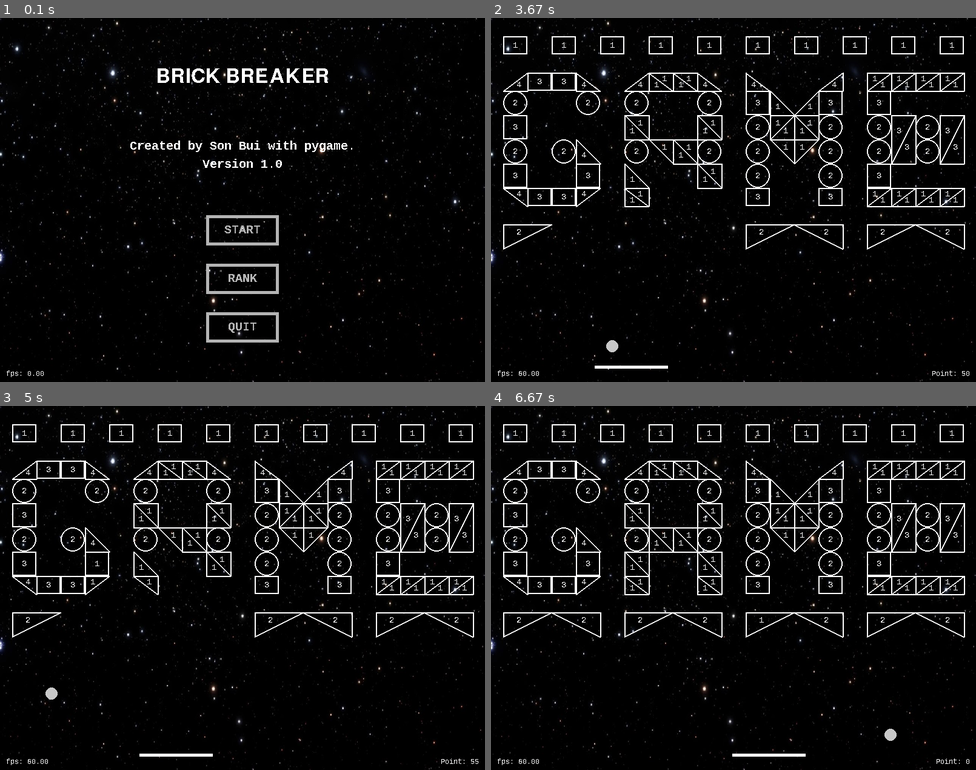
Above: before the commit, frames 1-4 (two rows, left to right).
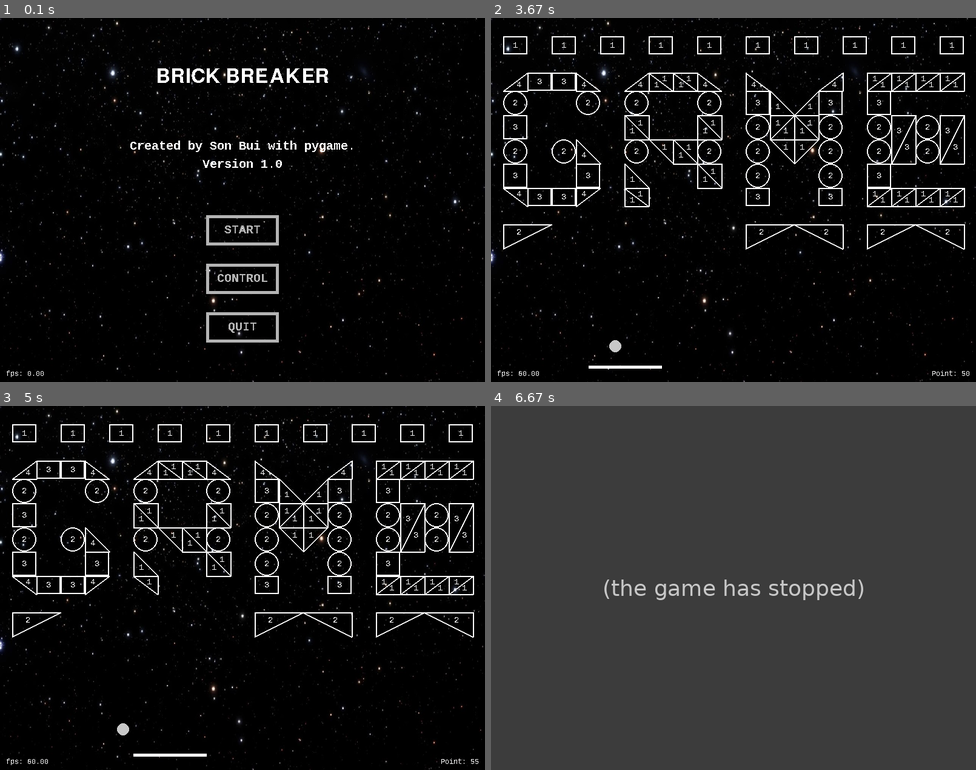
Above: after the commit, the same moments.

Repository: thanhson208s/brick-breaker-pygame
Game: pygame game, started from main.py
The game is run twice, just before and just after one commit, with the same random seed, the same clock (stepped at 60 frames per second) and the same inputs.
Inputs (mouse positions are in pixels of both pictures, inside the frame that each line leads up to):
- Up to frame 1 (0.1 s): no input
- Up to frame 2 (3.67 s): click (723, 243) at 0.38 s; hold Space 0.67-1.2 s; hold Left 0.67-1.2 s; move the mouse to (685, 156) at 0.7 s; hold Left 1.23-1.77 s; tap Space at 1.3, 1.6, 2.3, 2.6, 2.97, 3.27, 3.47 s; hold Right 2.23-2.87 s; hold Left 2.9-3.37 s; hold Right from 3.4 s (still down)
- Up to frame 3 (5 s): tap Space at 3.77, 3.97, 4.27, 4.47, 4.77 s; release Right at 3.87 s; hold Right 3.9-4.37 s; hold Left 4.4-4.93 s; hold Right from 4.97 s (still down)
- Up to frame 4 (6.67 s): tap Space at 5.03, 5.33, 5.47, 5.77, 6.13, 6.43 s; release Right at 5.37 s; hold Right 5.4-6.03 s; hold Left 6.07-6.53 s

The runs differ from the first frame. In frame 1, 0.1% of the frame differs, in the area x 44-56%, y 70-73%; in frame 2, less than 0.1%; in frame 3, 0.2%; in frame 4, 99%, in the area x 0-100%, y 0-100%.
Error after the commit: ValueError: list.remove(x): x not in list (bar.py line 24); the game stopped at 6.53 s (later frames are placeholders)

Commit message:
add sound

Diff:
--- a/main.py
+++ b/main.py
@@ -1,17 +1,23 @@
-import sys, pygame, math
+# TODO:
+# 1. new collision logic that can handle multiple collision with pieces
+# 2. upgrade: buffs, debuffs, more kinds of brick, timer, save score, acceleration
+
+import sys, pygame, math, subprocess
 
 sys.path.insert(1, 'src/')
-import constants, config, utility
+import constants, config
 from gamedata import *
 from ball import *
 from bar import *
 from piece import *
+from sound import *
 
 pygame.init()
 
 # === GLOBAL OBJECTS === #
 clock = pygame.time.Clock()
 gameManager = GameManager()
+soundManager = SoundManager.instance()
 
 screen = pygame.display.set_mode(config.SIZE)
 fps_font = pygame.font.SysFont("monospace", 12)
@@ -56,20 +62,36 @@
             mouse = pygame.mouse.get_pos()
             if mouse[0] >= config.WIDTH/2 - config.BTN_SIZE_LARGE[0]/2 and mouse[0] <= config.WIDTH/2 + config.BTN_SIZE_LARGE[0]/2:
                 if mouse[1] >= config.BTN_START_Y - config.BTN_SIZE_LARGE[1]/2 and mouse[1] <= config.BTN_START_Y + config.BTN_SIZE_LARGE[1]/2:
-                    print('Button start pressed')
                     curScene = constants.GAME_SCENE
+                    soundManager.playSceneTransitionEffect()
                     gameManager.initGame()
-                elif mouse[1] >= config.BTN_RANK_Y - config.BTN_SIZE_LARGE[1]/2 and mouse[1] <= config.BTN_RANK_Y + config.BTN_SIZE_LARGE[1]/2:
-                    print('Button rank pressed')
+                elif mouse[1] >= config.BTN_CONTROL_Y - config.BTN_SIZE_LARGE[1]/2 and mouse[1] <= config.BTN_CONTROL_Y + config.BTN_SIZE_LARGE[1]/2:
+                    curScene = constants.CONTROL_SCENE
+                    soundManager.playSceneTransitionEffect()
                 elif mouse[1] >= config.BTN_QUIT_Y - config.BTN_SIZE_LARGE[1]/2 and mouse[1] <= config.BTN_QUIT_Y + config.BTN_SIZE_LARGE[1]/2:
-                    print('Button quit pressed')
                     running = False
         elif event.type == pygame.KEYUP:
             if event.key == pygame.K_ESCAPE:
                 running = False
             elif event.key >= pygame.K_0 and event.key <= pygame.K_9:
                 curScene = constants.GAME_SCENE
+                soundManager.playSceneTransitionEffect()
                 gameManager.initGame(event.key - pygame.K_0)
+            elif event.key == pygame.K_a:
+                config.ENABLE_AUTO = not config.ENABLE_AUTO
+                mess = "Toggle auto: " + str(config.ENABLE_AUTO)
+                subprocess.call("osascript -e '{}'".format("display dialog \"" + mess + "\" with title \"Message\" buttons {\"OK\"}"), shell=True)
+            elif event.key == pygame.K_m:
+                config.ENABLE_MUSIC = not config.ENABLE_MUSIC
+                soundManager.onToggleMusic()
+            elif event.key == pygame.K_c:
+                config.ENABLE_CHEAT = not config.ENABLE_CHEAT
+                mess = "Toggle cheat: " + str(config.ENABLE_CHEAT)
+                subprocess.call("osascript -e '{}'".format("display dialog \"" + mess + "\" with title \"Message\" buttons {\"OK\"}"), shell=True)
+            elif event.key == pygame.K_s:
+                config.ENABLE_SFX = not config.ENABLE_SFX
+                mess = "Toggle sfx: " + str(config.ENABLE_SFX)
+                subprocess.call("osascript -e '{}'".format("display dialog \"" + mess + "\" with title \"Message\" buttons {\"OK\"}"), shell=True)
     # 2. process data
     # nothing to process
 
@@ -86,9 +108,8 @@
 
     # draw menu
     drawMenuButton("START", (config.WIDTH/2, config.BTN_START_Y))
-    drawMenuButton("RANK", (config.WIDTH/2, config.BTN_RANK_Y))
+    drawMenuButton("CONTROL", (config.WIDTH/2, config.BTN_CONTROL_Y))
     drawMenuButton("QUIT", (config.WIDTH/2, config.BTN_QUIT_Y))
-
 # === Menu Scene === #
 
 # === Game Scene === #
@@ -117,7 +138,6 @@
 
     label_note = fps_font.render("Press ESC to exit to menu or SPACE to restart level!", False, constants.WHITE)
     screen.blit(label_note, (config.WIDTH/2 - label_note.get_width()/2, config.HEIGHT*3/4 - label_note.get_height()/2))
-
 
 def processGameScene():
     global running, curScene
@@ -134,9 +154,11 @@
                 gameManager.onControlEnd(event.key)
             elif event.key == pygame.K_SPACE:
                 gameManager.startGame()
+                soundManager.playCollideWithBarEffect()
             elif event.key == pygame.K_ESCAPE:
                 gameManager.endGame()
                 curScene = constants.MENU_SCENE
+                soundManager.playSceneTransitionEffect()
 
     # 2. process data
     gameManager.update(clock.get_time())
@@ -151,11 +173,50 @@
         drawBar(gameManager.bar)
         drawBall(gameManager.ball)
         drawGameOver(gameManager.point)
-
 # === Game Scene === #
+
+# === Control Scene === #
+def processControlScene():
+    global running, curScene
+
+    # 1.hanle events
+    for event in pygame.event.get():
+        if event.type == pygame.QUIT:
+            running = False #this loop is the last
+        elif event.type == pygame.KEYUP:
+            if event.key == pygame.K_ESCAPE:
+                curScene = constants.MENU_SCENE
+                soundManager.playSceneTransitionEffect()
+    # 2. process data
+    # nothing to process
+
+    # 3. update GUI
+    # draw instruction
+    label_title = title_font.render("CONTROLS", False, constants.WHITE)
+    screen.blit(label_title, (config.WIDTH/2 - label_title.get_width()/2, config.TITLE_Y))
+
+    label = button_font.render("SPACE  start game  ", False, constants.WHITE)
+    screen.blit(label, (config.WIDTH/2 - label.get_width()/2, config.TITLE_Y + 150))
+    label = button_font.render("   ->  move left   ", False, constants.WHITE)
+    screen.blit(label, (config.WIDTH/2 - label.get_width()/2, config.TITLE_Y + 180))
+    label = button_font.render("   <-  move right  ", False, constants.WHITE)
+    screen.blit(label, (config.WIDTH/2 - label.get_width()/2, config.TITLE_Y + 210))
+    label = button_font.render("  ESC  exit game   ", False, constants.WHITE)
+    screen.blit(label, (config.WIDTH/2 - label.get_width()/2, config.TITLE_Y + 240))
+    label = button_font.render("    M  toggle music", False, constants.WHITE)
+    screen.blit(label, (config.WIDTH/2 - label.get_width()/2, config.TITLE_Y + 270))
+    label = button_font.render("    A  toggle auto ", False, constants.WHITE)
+    screen.blit(label, (config.WIDTH/2 - label.get_width()/2, config.TITLE_Y + 300))
+    label = button_font.render("    C  toggle cheat", False, constants.WHITE)
+    screen.blit(label, (config.WIDTH/2 - label.get_width()/2, config.TITLE_Y + 330))
+    label = button_font.render("    S  toggle sfx  ", False, constants.WHITE)
+    screen.blit(label, (config.WIDTH/2 - label.get_width()/2, config.TITLE_Y + 360))
+
+# === Control Scene === #
 
 # === main loop === #
 print('Game has started!')
+soundManager.playTheme()
 while running:
     clock.tick(60)
     screen.fill(constants.BLACK)
@@ -163,8 +224,10 @@
 
     if (curScene == constants.MENU_SCENE):
         processMenuScene()
-    if (curScene == constants.GAME_SCENE):
+    elif (curScene == constants.GAME_SCENE):
         processGameScene()
+    elif (curScene == constants.CONTROL_SCENE):
+        processControlScene()
 
     showFps()
     pygame.display.flip()
--- /dev/null
+++ b/res/maps/4.json
@@ -0,0 +1,687 @@
+[
+    {
+        "type": 0,
+        "rect": [20, 30, 40, 30],
+        "hp": 1
+    },
+    {
+        "type": 0,
+        "rect": [100, 30, 40, 30],
+        "hp": 1
+    },
+    {
+        "type": 0,
+        "rect": [180, 30, 40, 30],
+        "hp": 1
+    },
+    {
+        "type": 0,
+        "rect": [260, 30, 40, 30],
+        "hp": 1
+    },
+    {
+        "type": 0,
+        "rect": [340, 30, 40, 30],
+        "hp": 1
+    },
+    {
+        "type": 0,
+        "rect": [420, 30, 40, 30],
+        "hp": 1
+    },
+    {
+        "type": 0,
+        "rect": [500, 30, 40, 30],
+        "hp": 1
+    },
+    {
+        "type": 0,
+        "rect": [580, 30, 40, 30],
+        "hp": 1
+    },
+    {
+        "type": 0,
+        "rect": [660, 30, 40, 30],
+        "hp": 1
+    },
+    {
+        "type": 0,
+        "rect": [740, 30, 40, 30],
+        "hp": 1
+    },
+    {
+        "type": 1,
+        "vertices":[
+            [20, 340], [100, 340], [20, 380]
+        ],
+        "hp": 2
+    },
+    {
+        "type": 1,
+        "vertices":[
+            [100, 340], [180, 340], [180, 380]
+        ],
+        "hp": 2
+    },
+    {
+        "type": 1,
+        "vertices":[
+            [220, 340], [300, 340], [220, 380]
+        ],
+        "hp": 2
+    },
+    {
+        "type": 1,
+        "vertices":[
+            [300, 340], [380, 340], [380, 380]
+        ],
+        "hp": 2
+    },
+    {
+        "type": 1,
+        "vertices":[
+            [420, 340], [500, 340], [420, 380]
+        ],
+        "hp": 2
+    },
+    {
+        "type": 1,
+        "vertices":[
+            [500, 340], [580, 340], [580, 380]
+        ],
+        "hp": 2
+    },
+    {
+        "type": 1,
+        "vertices":[
+            [620, 340], [700, 340], [620, 380]
+        ],
+        "hp": 2
+    },
+    {
+        "type": 1,
+        "vertices":[
+            [700, 340], [780, 340], [780, 380]
+        ],
+        "hp": 2
+    },
+
+    {
+        "type": 1,
+        "vertices":[
+            [20, 120], [60, 120], [60, 90]
+        ],
+        "hp": 4
+    },
+    {
+        "type": 1,
+        "vertices":[
+            [20, 280], [60, 280], [60, 310]
+        ],
+        "hp": 4
+    },
+    {
+        "type": 1,
+        "vertices":[
+            [140, 90], [140, 120], [180, 120]
+        ],
+        "hp": 4
+    },
+    {
+        "type": 1,
+        "vertices":[
+            [140, 280], [140, 310], [180, 280]
+        ],
+        "hp": 4
+    },
+    {
+        "type": 1,
+        "vertices":[
+            [140, 200], [140, 240], [180, 240]
+        ],
+        "hp": 4
+    },
+    {
+        "type": 0,
+        "rect": [60, 90, 40, 30],
+        "hp": 3
+    },
+    {
+        "type": 0,
+        "rect": [100, 90, 40, 30],
+        "hp": 3
+    },
+    {
+        "type": 0,
+        "rect": [60, 280, 40, 30],
+        "hp": 3
+    },
+    {
+        "type": 0,
+        "rect": [100, 280, 40, 30],
+        "hp": 3
+    },
+    {
+        "type": 0,
+        "rect": [20, 160, 40, 40],
+        "hp": 3
+    },
+    {
+        "type": 0,
+        "rect": [20, 240, 40, 40],
+        "hp": 3
+    },
+    {
+        "type": 0,
+        "rect": [140, 240, 40, 40],
+        "hp": 3
+    },
+    {
+        "type": 2,
+        "center": [40, 140],
+        "radius": 20,
+        "hp": 2
+    },
+    {
+        "type": 2,
+        "center": [40, 220],
+        "radius": 20,
+        "hp": 2
+    },
+    {
+        "type": 2,
+        "center": [120, 220],
+        "radius": 20,
+        "hp": 2
+    },
+    {
+        "type": 2,
+        "center": [160, 140],
+        "radius": 20,
+        "hp": 2
+    },
+    {
+        "type": 2,
+        "center": [240, 140],
+        "radius": 20,
+        "hp": 2
+    },
+    {
+        "type": 2,
+        "center": [240, 220],
+        "radius": 20,
+        "hp": 2
+    },
+    {
+        "type": 2,
+        "center": [360, 140],
+        "radius": 20,
+        "hp": 2
+    },
+    {
+        "type": 2,
+        "center": [360, 220],
+        "radius": 20,
+        "hp": 2
+    },
+    {
+        "type": 2,
+        "center": [440, 180],
+        "radius": 20,
+        "hp": 2
+    },
+    {
+        "type": 2,
+        "center": [440, 220],
+        "radius": 20,
+        "hp": 2
+    },
+    {
+        "type": 2,
+        "center": [440, 260],
+        "radius": 20,
+        "hp": 2
+    },
+    {
+        "type": 2,
+        "center": [560, 180],
+        "radius": 20,
+        "hp": 2
+    },
+    {
+        "type": 2,
+        "center": [560, 220],
+        "radius": 20,
+        "hp": 2
+    },
+    {
+        "type": 2,
+        "center": [560, 260],
+        "radius": 20,
+        "hp": 2
+    },
+    {
+        "type": 2,
+        "center": [640, 180],
+        "radius": 20,
+        "hp": 2
+    },
+    {
+        "type": 2,
+        "center": [640, 220],
+        "radius": 20,
+        "hp": 2
+    },
+    {
+        "type": 2,
+        "center": [720, 180],
+        "radius": 20,
+        "hp": 2
+    },
+    {
+        "type": 2,
+        "center": [720, 220],
+        "radius": 20,
+        "hp": 2
+    },
+    {
+        "type": 0,
+        "rect": [420, 120, 40, 40],
+        "hp": 3
+    },
+    {
+        "type": 0,
+        "rect": [540, 120, 40, 40],
+        "hp": 3
+    },
+    {
+        "type": 0,
+        "rect": [620, 120, 40, 40],
+        "hp": 3
+    },
+    {
+        "type": 0,
+        "rect": [620, 240, 40, 40],
+        "hp": 3
+    },
+    {
+        "type": 0,
+        "rect": [420, 280, 40, 30],
+        "hp": 3
+    },
+    {
+        "type": 0,
+        "rect": [540, 280, 40, 30],
+        "hp": 3
+    },
+
+    {
+        "type": 1,
+        "vertices": [
+            [260, 90], [260, 120], [300, 120]
+        ],
+        "hp": 1
+    },
+    {
+        "type": 1,
+        "vertices": [
+            [260, 90], [300, 90], [300, 120]
+        ],
+        "hp": 1
+    },
+    {
+        "type": 1,
+        "vertices": [
+            [300, 90], [300, 120], [340, 120]
+        ],
+        "hp": 1
+    },
+    {
+        "type": 1,
+        "vertices": [
+            [300, 90], [340, 90], [340, 120]
+        ],
+        "hp": 1
+    },
+    {
+        "type": 1,
+        "vertices": [
+            [220, 160], [220, 200], [260, 200]
+        ],
+        "hp": 1
+    },
+    {
+        "type": 1,
+        "vertices": [
+            [220, 160], [260, 160], [260, 200]
+        ],
+        "hp": 1
+    },
+    {
+        "type": 1,
+        "vertices": [
+            [220, 240], [260, 240], [260, 280]
+        ],
+        "hp": 1
+    },
+    {
+        "type": 1,
+        "vertices": [
+            [220, 240], [220, 280], [260, 280]
+        ],
+        "hp": 1
+    },
+    {
+        "type": 1,
+        "vertices": [
+            [220, 280], [220, 310], [260, 310]
+        ],
+        "hp": 1
+    },
+    {
+        "type": 1,
+        "vertices": [
+            [220, 280], [260, 280], [260, 310]
+        ],
+        "hp": 1
+    },
+    {
+        "type": 1,
+        "vertices": [
+            [340, 160], [340, 200], [380, 200]
+        ],
+        "hp": 1
+    },
+    {
+        "type": 1,
+        "vertices": [
+            [340, 160], [380, 160], [380, 200]
+        ],
+        "hp": 1
+    },
+    {
+        "type": 1,
+        "vertices": [
+            [340, 240], [340, 280], [380, 280]
+        ],
+        "hp": 1
+    },
+    {
+        "type": 1,
+        "vertices": [
+            [340, 240], [380, 240], [380, 280]
+        ],
+        "hp": 1
+    },
+    {
+        "type": 1,
+        "vertices": [
+            [340, 280], [340, 310], [380, 310]
+        ],
+        "hp": 1
+    },
+    {
+        "type": 1,
+        "vertices": [
+            [340, 280], [380, 280], [380, 310]
+        ],
+        "hp": 1
+    },
+    {
+        "type": 1,
+        "vertices": [
+            [460, 160], [460, 200], [500, 160]
+        ],
+        "hp": 1
+    },
+    {
+        "type": 1,
+        "vertices": [
+            [460, 200], [500, 200], [500, 160]
+        ],
+        "hp": 1
+    },
+    {
+        "type": 1,
+        "vertices": [
+            [500, 160], [500, 200], [540, 200]
+        ],
+        "hp": 1
+    },
+    {
+        "type": 1,
+        "vertices": [
+            [500, 160], [540, 160], [540, 200]
+        ],
+        "hp": 1
+    },
+    {
+        "type": 1,
+        "vertices": [
+            [460, 120], [460, 160], [500, 160]
+        ],
+        "hp": 1
+    },
+    {
+        "type": 1,
+        "vertices": [
+            [500, 160], [540, 160], [540, 120]
+        ],
+        "hp": 1
+    },
+
+    {
+        "type": 1,
+        "vertices": [
+            [620, 90], [620, 120], [660, 90]
+        ],
+        "hp": 1
+    },
+    {
+        "type": 1,
+        "vertices": [
+            [660, 120], [620, 120], [660, 90]
+        ],
+        "hp": 1
+    },
+    {
+        "type": 1,
+        "vertices": [
+            [660, 90], [660, 120], [700, 90]
+        ],
+        "hp": 1
+    },
+    {
+        "type": 1,
+        "vertices": [
+            [700, 120], [660, 120], [700, 90]
+        ],
+        "hp": 1
+    },
+    {
+        "type": 1,
+        "vertices": [
+            [700, 90], [700, 120], [740, 90]
+        ],
+        "hp": 1
+    },
+    {
+        "type": 1,
+        "vertices": [
+            [740, 120], [700, 120], [740, 90]
+        ],
+        "hp": 1
+    },
+    {
+        "type": 1,
+        "vertices": [
+            [740, 90], [740, 120], [780, 90]
+        ],
+        "hp": 1
+    },
+    {
+        "type": 1,
+        "vertices": [
+            [780, 120], [740, 120], [780, 90]
+        ],
+        "hp": 1
+    },
+
+    {
+        "type": 1,
+        "vertices": [
+            [620, 280], [620, 310], [660, 280]
+        ],
+        "hp": 1
+    },
+    {
+        "type": 1,
+        "vertices": [
+            [660, 310], [620, 310], [660, 280]
+        ],
+        "hp": 1
+    },
+    {
+        "type": 1,
+        "vertices": [
+            [660, 280], [660, 310], [700, 280]
+        ],
+        "hp": 1
+    },
+    {
+        "type": 1,
+        "vertices": [
+            [700, 310], [660, 310], [700, 280]
+        ],
+        "hp": 1
+    },
+    {
+        "type": 1,
+        "vertices": [
+            [700, 280], [700, 310], [740, 280]
+        ],
+        "hp": 1
+    },
+    {
+        "type": 1,
+        "vertices": [
+            [740, 310], [700, 310], [740, 280]
+        ],
+        "hp": 1
+    },
+    {
+        "type": 1,
+        "vertices": [
+            [740, 280], [740, 310], [780, 280]
+        ],
+        "hp": 1
+    },
+    {
+        "type": 1,
+        "vertices": [
+            [780, 310], [740, 310], [780, 280]
+        ],
+        "hp": 1
+    },
+
+    {
+        "type": 1,
+        "vertices": [
+            [220, 120], [260, 120], [260, 90]
+        ],
+        "hp": 4
+    },
+    {
+        "type": 1,
+        "vertices": [
+            [340, 90], [340, 120], [380, 120]
+        ],
+        "hp": 4
+    },
+    {
+        "type": 1,
+        "vertices": [
+            [420, 90], [420, 120], [460, 120]
+        ],
+        "hp": 4
+    },
+    {
+        "type": 1,
+        "vertices": [
+            [540, 120], [580, 120], [580, 90]
+        ],
+        "hp": 4
+    },
+
+    {
+        "type": 1,
+        "vertices": [
+            [660, 240], [660, 160], [700, 160]
+        ],
+        "hp": 3
+    },
+    {
+        "type": 1,
+        "vertices": [
+            [660, 240], [700, 240], [700, 160]
+        ],
+        "hp": 3
+    },
+    {
+        "type": 1,
+        "vertices": [
+            [740, 240], [740, 160], [780, 160]
+        ],
+        "hp": 3
+    },
+    {
+        "type": 1,
+        "vertices": [
+            [740, 240], [780, 240], [780, 160]
+        ],
+        "hp": 3
+    },
+    {
+        "type": 1,
+        "vertices": [
+            [260, 200], [260, 240], [300, 240]
+        ],
+        "hp": 1
+    },
+    {
+        "type": 1,
+        "vertices": [
+            [260, 200], [300, 200], [300, 240]
+        ],
+        "hp": 1
+    },
+    {
+        "type": 1,
+        "vertices": [
+            [300, 200], [300, 240], [340, 240]
+        ],
+        "hp": 1
+    },
+    {
+        "type": 1,
+        "vertices": [
+            [300, 200], [340, 200], [340, 240]
+        ],
+        "hp": 1
+    },
+
+    {
+        "type": 1,
+        "vertices": [
+            [460, 200], [500, 200], [500, 240]
+        ],
+        "hp": 1
+    },
+    {
+        "type": 1,
+        "vertices": [
+            [540, 200], [500, 200], [500, 240]
+        ],
+        "hp": 1
+    }
+]
--- a/src/ball.py
+++ b/src/ball.py
@@ -1,4 +1,4 @@
-import config, constants, utility
+import config, constants
 import pygame, math
 
 class Ball:
--- a/src/bar.py
+++ b/src/bar.py
@@ -1,4 +1,4 @@
-import config, constants, utility
+import config, constants
 import pygame, math, random
 
 class Bar:
@@ -77,7 +77,7 @@
                 return
 
         self.p += self.v * (dt / 1000)
-        if self.p.x - (self.length/2 + config.BALL_RADIUS * 2) < 0:
-            self.p.x = self.length/2 + config.BALL_RADIUS * 2
-        if self.p.x + (self.length/2 + config.BALL_RADIUS * 2) > config.WIDTH:
-            self.p.x = config.WIDTH - (self.length/2 + config.BALL_RADIUS * 2)
+        if self.p.x - (self.length/2 + config.BALL_RADIUS) < 0:
+            self.p.x = self.length/2 + config.BALL_RADIUS
+        if self.p.x + (self.length/2 + config.BALL_RADIUS) > config.WIDTH:
+            self.p.x = config.WIDTH - (self.length/2 + config.BALL_RADIUS)
--- a/src/config.py
+++ b/src/config.py
@@ -5,7 +5,7 @@
 
 TITLE_Y = 80
 BTN_START_Y = HEIGHT - 250
-BTN_RANK_Y = HEIGHT - 170
+BTN_CONTROL_Y = HEIGHT - 170
 BTN_QUIT_Y = HEIGHT - 90
 
 ## Game balance
@@ -26,6 +26,8 @@
 
 ENABLE_CHEAT = False
 ENABLE_AUTO = False
+ENABLE_SFX = True
+ENABLE_MUSIC = False
 
 MAP_FOLDER = '/Users/lap14008/Programming/Game Programming/pygame/res/maps/'
 DEFAULT_MAP = '/Users/lap14008/Programming/Game Programming/pygame/res/map.json'
--- a/src/constants.py
+++ b/src/constants.py
@@ -1,15 +1,7 @@
 ## Scene code
 MENU_SCENE = 0
 GAME_SCENE = 1
-RANK_SCENE = 2
-
-## Button code
-BTN_START = 0
-BTN_RANK = 1
-BTN_SETTING = 2
-BTN_SOUND = 3
-BTN_BACK = 4
-BTN_QUIT = -1
+CONTROL_SCENE = 2
 
 ## Colors
 BLACK = (0, 0, 0)
--- a/src/gamedata.py
+++ b/src/gamedata.py
@@ -1,7 +1,8 @@
 from ball import *
 from bar import *
 from piece import *
-import constants, config, utility
+from sound import *
+import constants, config
 import pygame, math, json
 
 class GameManager:
@@ -111,16 +112,23 @@
                     # check collide with pieces
                     for piece in self.pieces:
                         if piece.isCollided(self.ball):
+                            SoundManager.instance().playCollideWithPieceEffect()
                             piece.hp -= 1
                             if piece.hp <= 0:
                                 self.point += piece.point
                                 self.pieces.remove(piece)
+                else:
+                    SoundManager.instance().playCollideWithBarEffect()
+            else:
+                SoundManager.instance().playCollideWithBorderEffect()
             #check win - lose
             if len(self.pieces) == 0:
                 self.state = GameManager.WIN
+                SoundManager.instance().playWinEffect()
             else:
                 if self.ball.p.y - self.ball.radius > config.HEIGHT:
                     self.state = GameManager.LOSE
+                    SoundManager.instance().playLoseEffect()
         elif self.state == GameManager.WIN:
             self.ball.update(dt)
             if not self.checkCollideWithBorder():
--- a/src/piece.py
+++ b/src/piece.py
@@ -1,4 +1,4 @@
-import config, constants, utility
+import config, constants
 import pygame, math
 
 class Piece:
--- /dev/null
+++ b/src/sound.py
@@ -0,0 +1,59 @@
+import pygame, config
+
+class SoundManager:
+    _instance = None
+    THEME_PATH = "res/theme.mp3"
+    BOUNCE_PATH = "res/bounce.wav"
+    BREAK_PATH = "res/break.wav"
+    HIT_WALL_PATH = "res/hit_wall.wav"
+    SCENE_TRANS_PATH = "res/scene_trans.wav"
+    WIN_PATH = "res/win.wav"
+    LOSE_PATH = "res/lose.wav"
+
+    def __init__(self):
+        self.theme_music = pygame.mixer.Sound(SoundManager.THEME_PATH)
+        self.bounce_effect = pygame.mixer.Sound(SoundManager.BOUNCE_PATH)
+        self.break_effect = pygame.mixer.Sound(SoundManager.BREAK_PATH)
+        self.hit_wall_effect = pygame.mixer.Sound(SoundManager.HIT_WALL_PATH)
+        self.scene_trans_effect = pygame.mixer.Sound(SoundManager.SCENE_TRANS_PATH)
+        self.win_effect = pygame.mixer.Sound(SoundManager.WIN_PATH)
+        self.lose_effect = pygame.mixer.Sound(SoundManager.LOSE_PATH)
+
+    def instance():
+        if SoundManager._instance is None:
+            SoundManager._instance = SoundManager()
+        return SoundManager._instance
+
+    def onToggleMusic(self):
+        if config.ENABLE_MUSIC:
+            self.theme_music.play(-1)
+        else:
+            self.theme_music.stop()
+
+    def playTheme(self):
+        if config.ENABLE_MUSIC:
+            self.theme_music.play()
+
+    def playCollideWithBorderEffect(self):
+        if config.ENABLE_SFX:
+            self.hit_wall_effect.play()
+
+    def playCollideWithPieceEffect(self):
+        if config.ENABLE_SFX:
+            self.break_effect.play()
+
+    def playCollideWithBarEffect(self):
+        if config.ENABLE_SFX:
+            self.bounce_effect.play()
+
+    def playSceneTransitionEffect(self):
+        if config.ENABLE_SFX:
+            self.scene_trans_effect.play()
+
+    def playWinEffect(self):
+        if config.ENABLE_SFX:
+            self.win_effect.play()
+
+    def playLoseEffect(self):
+        if config.ENABLE_SFX:
+            self.lose_effect.play()
Empty file removed: src/utility.py
Not shown, changed: .DS_Store
Not shown, added: res/.DS_Store
Not shown, added: res/bounce.wav
Not shown, added: res/break.wav
Not shown, added: res/hit_wall.wav
Not shown, added: res/lose.wav
Not shown, added: res/scene_trans.wav
Not shown, added: res/theme.mp3
Not shown, added: res/win.wav
